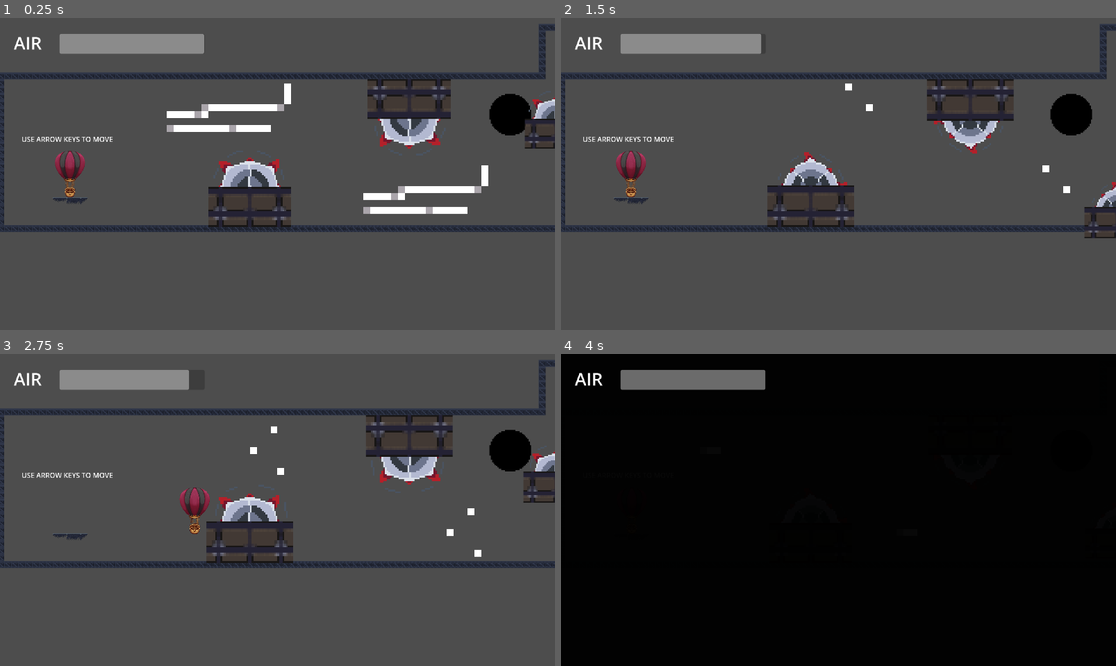
Above: before the commit, frames 1-4 (two rows, left to right).
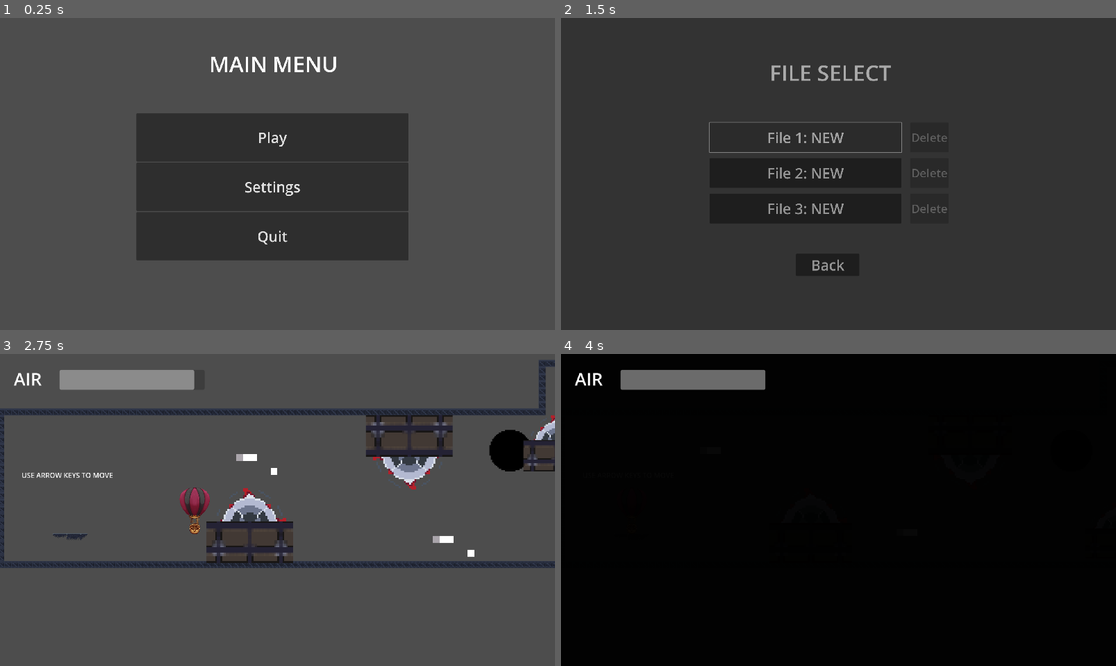
Above: after the commit, the same moments.

Repository: dylana62/balloon-game
Game: Godot game, scene res://scenes/main_menu.tscn
Same seed, same stepped clock (60 frames per second), same inputs: the game is played once before the commit and once after it. Before the commit the project starts from res://scenes/game1.tscn.
Inputs (mouse positions are in pixels of both pictures, inside the frame that each line leads up to):
- Up to frame 1 (0.25 s): no input
- Up to frame 2 (1.5 s): click (832, 136) at 0.5 s, where only the run after the commit has a clickable "Play"; click (805, 136) at 1.25 s, where only the run after the commit has a clickable "File 1: NEW"
- Up to frame 3 (2.75 s): hold Right (right) from 2.03 s (still down); hold Shift (dash) from 2.03 s (still down)
- Up to frame 4 (4 s): release Right (right) at 2.78 s; release Shift (dash) at 2.78 s; hold Down (down) 2.78-3.53 s; tap Shift (dash) at 2.85 s; hold Right (right) from 3.53 s (still down); hold Shift (dash) from 3.53 s (still down)

The runs differ from the first frame. In frame 1, 31% of the frame differs, in the area x 0-100%, y 2-78%; in frame 2, 91%, in the area x 0-100%, y 0-100%; in frame 3, 2.5%; in frame 4, nothing differs.

Commit message:
Set main menu as main scene

Diff:
--- a/project.godot
+++ b/project.godot
@@ -11,7 +11,7 @@
 [application]
 
 config/name="balloon game"
-run/main_scene="res://scenes/game1.tscn"
+run/main_scene="uid://jm3iorbc0ue4"
 config/features=PackedStringArray("4.4", "Forward Plus")
 config/icon="res://icon.svg"
 
